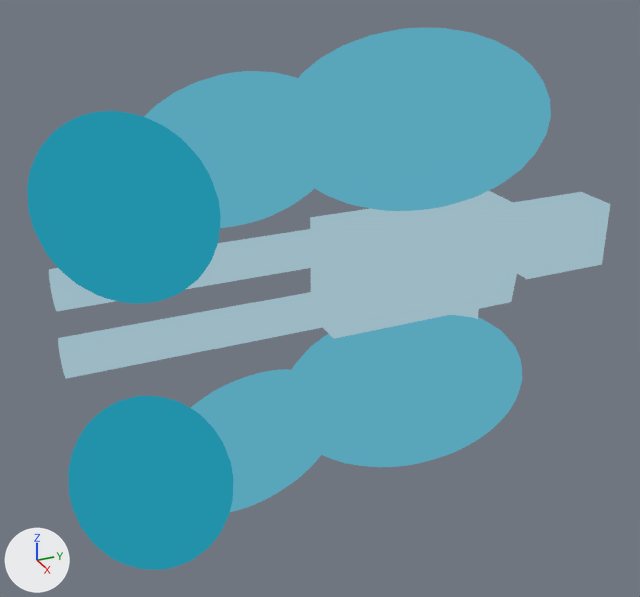
What one commit did to the Blender file .sprite_gen/sprite_gen/units/slammy/slammy.blend.
Camera for both pictures: a 50 mm lens placed at (3.96, -0.48, 1.86), pointed at (0.13, 1.24, -0.05). Lighting does not change. The marker at lower left points along +X, +Y and +Z. The older version comes first.
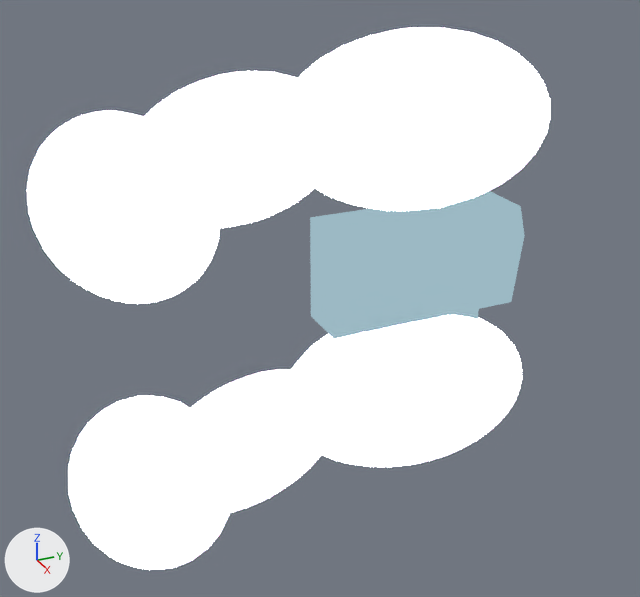
Where the change shows, as pixel boxes [x1, y1, x2, y2] in the pictures (640 x 597 px):
'Sphere', recoloured (lighter)
    both: [298, 28, 551, 211]
'Sphere.002', recoloured (lighter)
    both: [27, 111, 221, 304]
'Sphere.005', recoloured (lighter)
    both: [292, 315, 522, 467]
'Sphere.003', recoloured (lighter)
    both: [68, 396, 233, 570]
'Sphere.001', recoloured (lighter)
    both: [144, 71, 331, 228]
'Sphere.004', recoloured (lighter)
    both: [191, 369, 330, 512]
'Cube.001', hidden
    before: [513, 192, 610, 279]
'Cylinder.003', hidden
    before: [58, 302, 256, 379]
'Cylinder.005', hidden
    before: [211, 291, 330, 349]
'Cylinder', hidden
    before: [213, 228, 330, 285]
'Cylinder.002', hidden
    before: [49, 238, 262, 311]

The change in detail:
Material 'weapon_blur' (mat_weapon_blur) is new.
Its base color is (1.0, 1.0, 1.0) (white #ffffff).
Its strength is 94.1.
me_sphere_002 has 482 vertices, 512 faces and spans x -0.358..0.358, y -0.401..0.401, z -0.405..0.405.
me_sphere_002 no longer uses material mat_off_hot.
me_sphere_002 gains material mat_weapon_blur (white #ffffff).
me_sphere_001 has 482 vertices, 512 faces and spans x -0.516..0.516, y -0.41..0.41, z -0.347..0.347.
me_sphere_001 no longer uses material mat_off_main.
me_sphere_001 gains material mat_weapon_blur (white #ffffff).
me_sphere has 482 vertices, 512 faces and spans x -0.503..0.503, y -0.715..0.715, z -0.462..0.462.
me_sphere no longer uses material mat_off_main.
me_sphere gains material mat_weapon_blur (white #ffffff).
me_sphere_003 has 482 vertices, 512 faces and spans x -0.358..0.358, y -0.401..0.401, z -0.405..0.405.
me_sphere_003 no longer uses material mat_off_hot.
me_sphere_003 gains material mat_weapon_blur (white #ffffff).
me_sphere_004 has 482 vertices, 512 faces and spans x -0.516..0.516, y -0.41..0.41, z -0.347..0.347.
me_sphere_004 no longer uses material mat_off_main.
me_sphere_004 gains material mat_weapon_blur (white #ffffff).
me_sphere_005 has 482 vertices, 512 faces and spans x -0.503..0.503, y -0.715..0.715, z -0.462..0.462.
me_sphere_005 no longer uses material mat_off_main.
me_sphere_005 gains material mat_weapon_blur (white #ffffff).
Object 'Cylinder.005' (ob_cylinder_005) moves from (0.002, 1.083, -0.18) to (-0.821, 0.245, -0.215).
Object 'Cylinder.005' (ob_cylinder_005) turns from (0, 0, 0) to (15, -3.1, -13) degrees about x, y and z.
Object 'Cylinder.005' (ob_cylinder_005) is now hidden.
Object 'Cylinder.003' (ob_cylinder_003) moves from (0.0, 0.438, -0.18) to (-1.237, -0.236, -0.384).
Object 'Cylinder.003' (ob_cylinder_003) turns from (0, 0, 0) to (12, 10, -65) degrees about x, y and z.
Object 'Cylinder.003' (ob_cylinder_003) is now hidden.
Object 'Cylinder.002' (ob_cylinder_002) moves from (0.002, 0.438, 0.18) to (-1.237, -0.237, 0.395).
Object 'Cylinder.002' (ob_cylinder_002) turns from (0, 0, 0) to (-11, -9.5, -64) degrees about x, y and z.
Object 'Cylinder.002' (ob_cylinder_002) is now hidden.
Object 'Cylinder' (ob_cylinder) moves from (0.002, 1.083, 0.18) to (-0.821, 0.246, 0.235).
Object 'Cylinder' (ob_cylinder) turns from (0, 0, 0) to (-14, 3, -13) degrees about x, y and z.
Object 'Cylinder' (ob_cylinder) is now hidden.
Object 'Cube.001' (ob_cube_001) moves from (0.012, 2.824, 0.02) to (-0.018, 1.858, 0.02).
Object 'Cube.001' (ob_cube_001) is now hidden.
